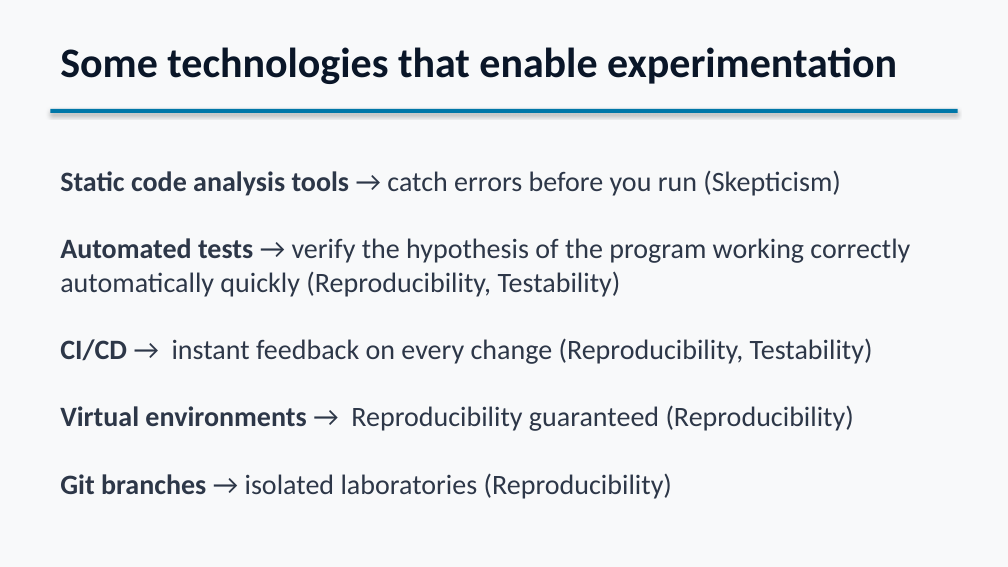
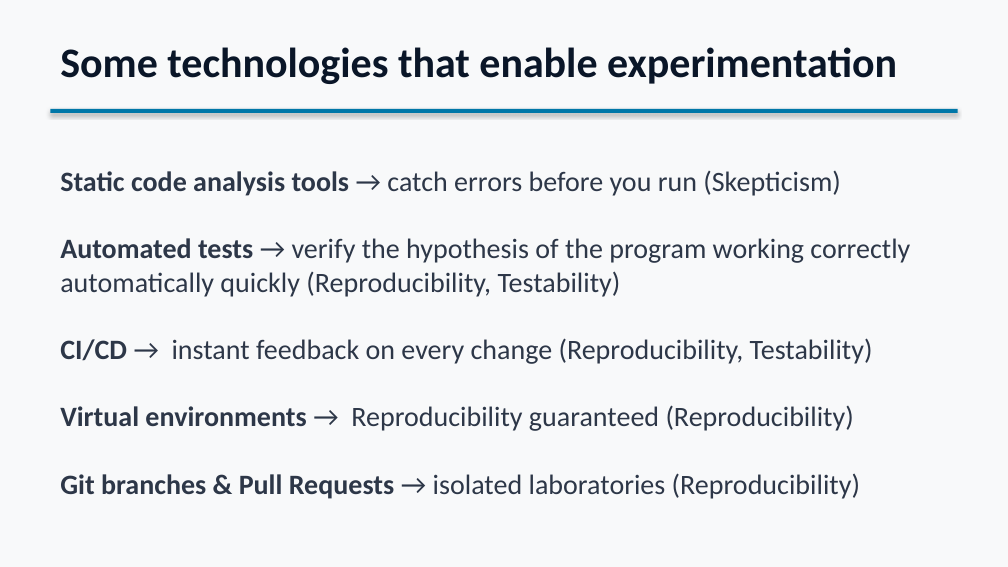
Before and after one commit to sefop/sefop-training-hub, a slide deck: slide 21 of workshops/2026-06-29-purdue/Purdue_Workshop.pptx. Drawn at 1008x567 pixels with LibreOffice and Linux fonts; fonts in the diff are those of the drawing. Boxes give left, top, right and bottom in pixels: in the first picture for what was removed or moved away, otherwise in the second. Text is boxed around its words. In the diff, an @@ line names an element or a change of style, - is before the commit and + after.

```diff
--- a/workshops/2026-06-29-purdue/Purdue_Workshop.pptx
+++ b/workshops/2026-06-29-purdue/Purdue_Workshop.pptx
@@ text at bbox=[60, 473, 860, 499]: text changed @@
-Git branches → isolated laboratories (Reproducibility)
+Git branches & Pull Requests → isolated laboratories (Reproducibility)
```
Also in this commit, not shown: 6 other slides changed, 12 slides added, 5 slides removed.
